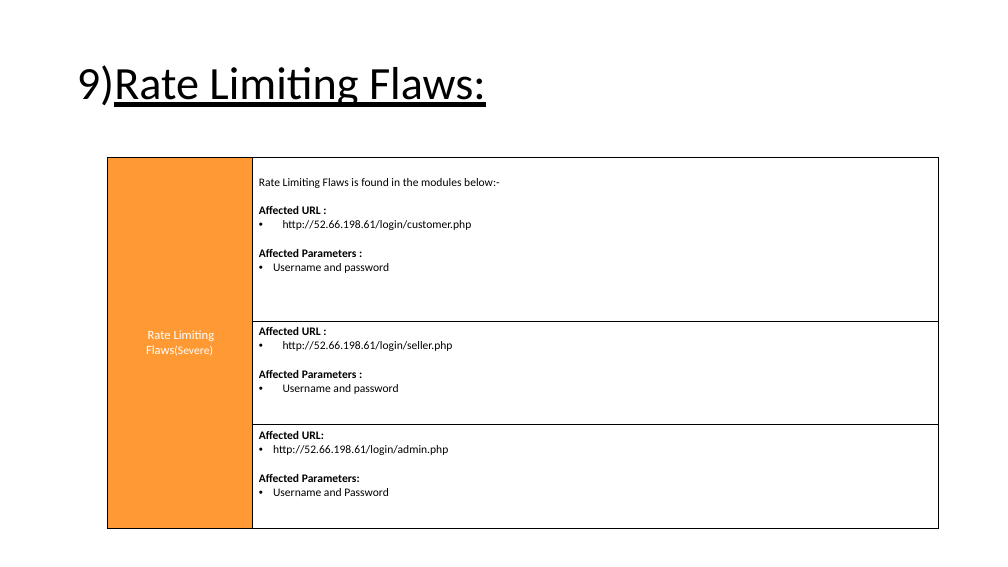
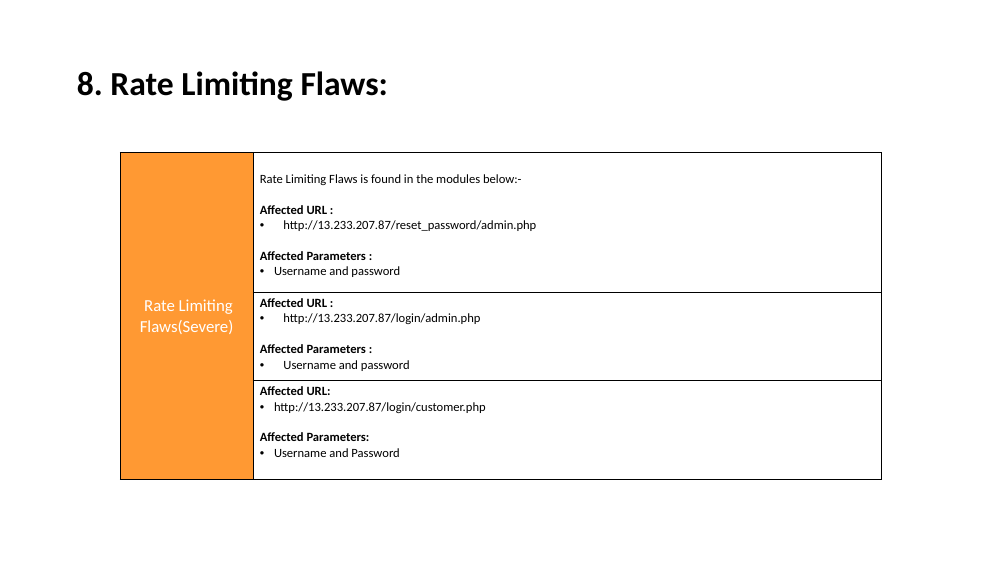
Before and after one commit to RocktimRajkumar/CEH-hack-a-thon, a slide deck: slide 52 of reports/Lifestyle Store/LifeStyle Store Application Reports.pptx. Drawn at 1008x567 pixels with LibreOffice and Linux fonts; fonts in the diff are those of the drawing. Boxes give left, top, right and bottom in pixels: in the first picture for what was removed or moved away, otherwise in the second. Text is boxed around its words. In the diff, an @@ line names an element or a change of style, - is before the commit and + after.

Commit message:
reports: Rate Limit Flaws ppt done

```diff
--- a/reports/Lifestyle Store/LifeStyle Store Application Reports.pptx
+++ b/reports/Lifestyle Store/LifeStyle Store Application Reports.pptx
@@ title at (77,71,388,101): text changed; size 44 to 32 pt; bold on @@
-9)Rate Limiting Flaws:
+8. Rate Limiting Flaws:
@@ table at (120,127,882,479) @@
-row 2, column 2: Rate Limiting Flaws is found in the modules below:- / Affected URL : / http://52.66.198.61/login/customer.php / Affected Parameters : / Username and password
+row 2, column 2: Rate Limiting Flaws is found in the modules below:- / Affected URL : / http://13.233.207.87/reset_password/admin.php / Affected Parameters : / Username and password
-row 3, column 2: Affected URL : / http://52.66.198.61/login/seller.php / Affected Parameters : / Username and password
+row 3, column 2: Affected URL : / http://13.233.207.87/login/admin.php / Affected Parameters : / Username and password
-row 4, column 2: Affected URL: / http://52.66.198.61/login/admin.php / Affected Parameters: / Username and Password
+row 4, column 2: Affected URL: / http://13.233.207.87/login/customer.php / Affected Parameters: / Username and Password
@@ size 12 to 16 pt in "Rate Limiting Flaws(Severe)" @@
@@ size 11 to 16 pt in "Flaws(Severe)" @@
@@ table: place and size @@
-table at (107,127,939,525)
+table at (120,127,882,479)
```
Also in this commit, not shown: 4 other slides changed, 2 slides added, 1 slide removed.
